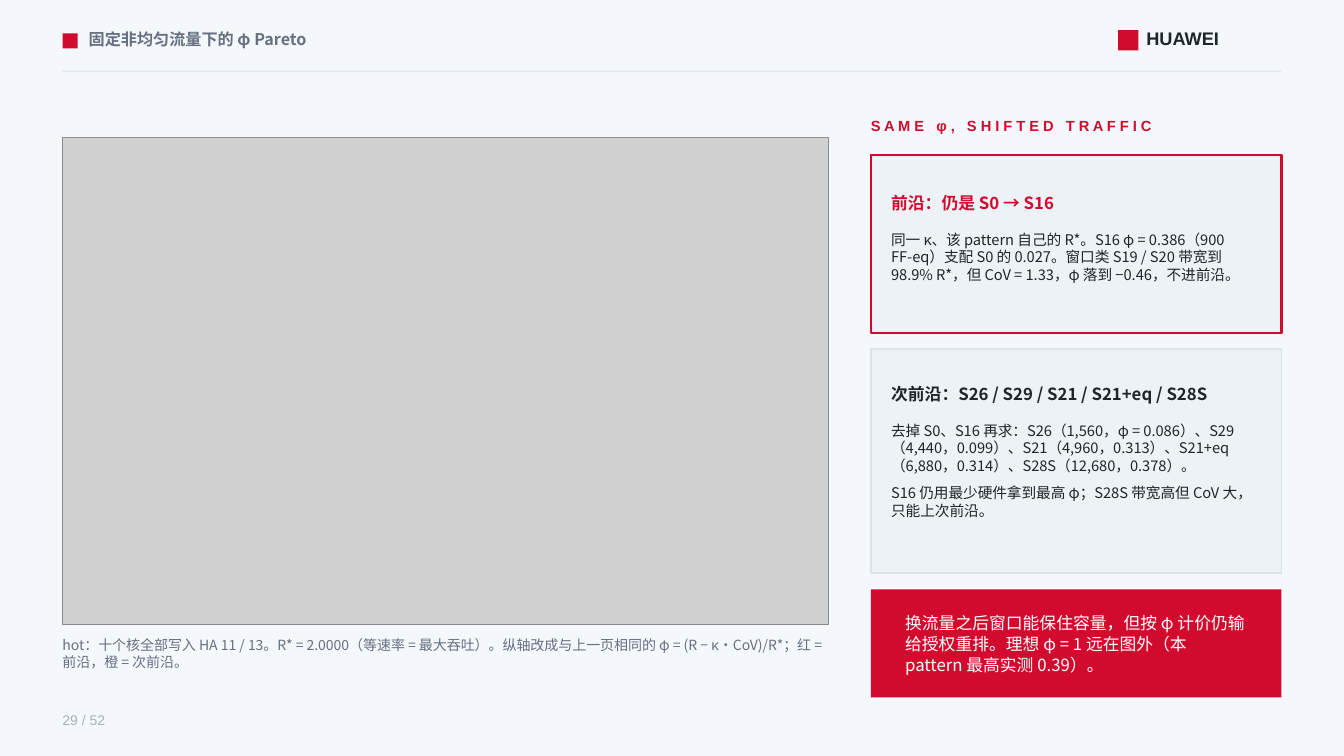
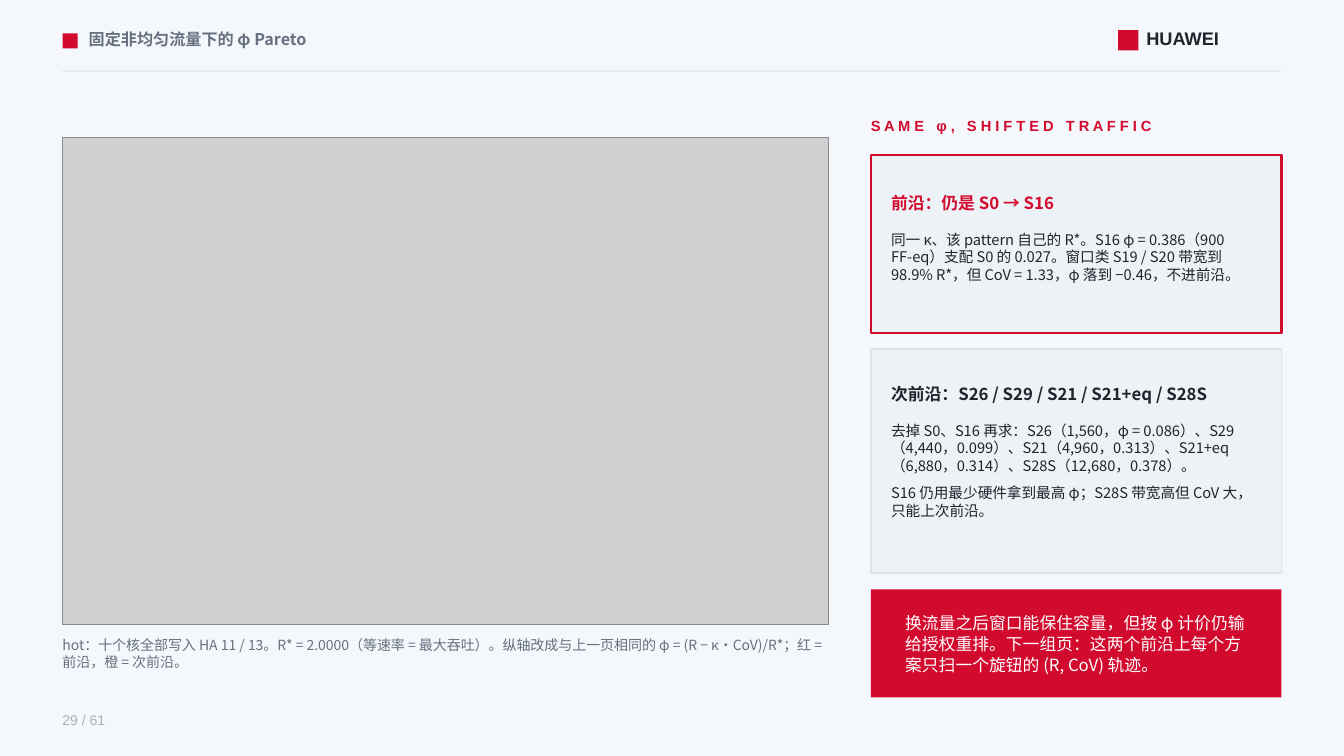
Before and after one commit to lukebest/booksim2, a slide deck: slide 29 of ppt/ring2-write-fairness.pptx. Drawn at 1344x756 pixels with LibreOffice and Linux fonts; fonts in the diff are those of the drawing; grey boxes stand for pictures. Boxes give left, top, right and bottom in pixels: in the first picture for what was removed or moved away, otherwise in the second. Text is boxed around its words. In the diff, an @@ line names an element or a change of style, - is before the commit and + after.

```diff
--- a/ppt/ring2-write-fairness.pptx
+++ b/ppt/ring2-write-fairness.pptx
@@ text at box(905, 615, 1244, 674): text changed @@
-换流量之后窗口能保住容量，但按 φ 计价仍输给授权重排。理想 φ = 1 远在图外（本 pattern 最高实测 0.39）。
+换流量之后窗口能保住容量，但按 φ 计价仍输给授权重排。下一组页：这两个前沿上每个方案只扫一个旋钮的 (R, CoV) 轨迹。
@@ text at box(62, 715, 106, 725): text changed @@
-29 / 52
+29 / 61
```
Also in this commit, not shown: 50 other slides changed, 9 slides added, 13 other files.
